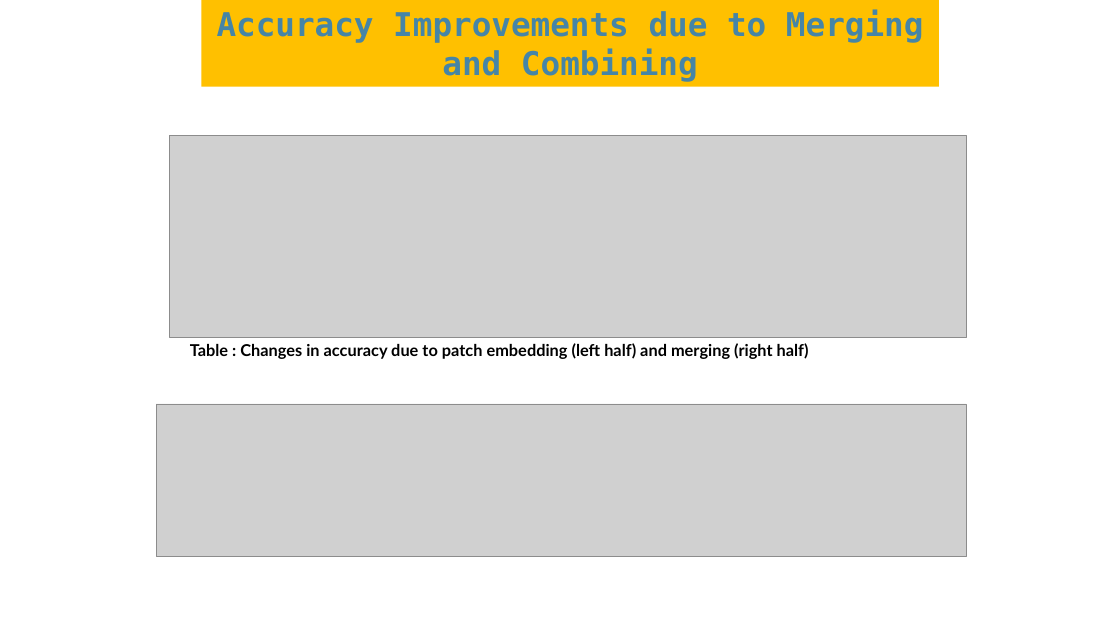
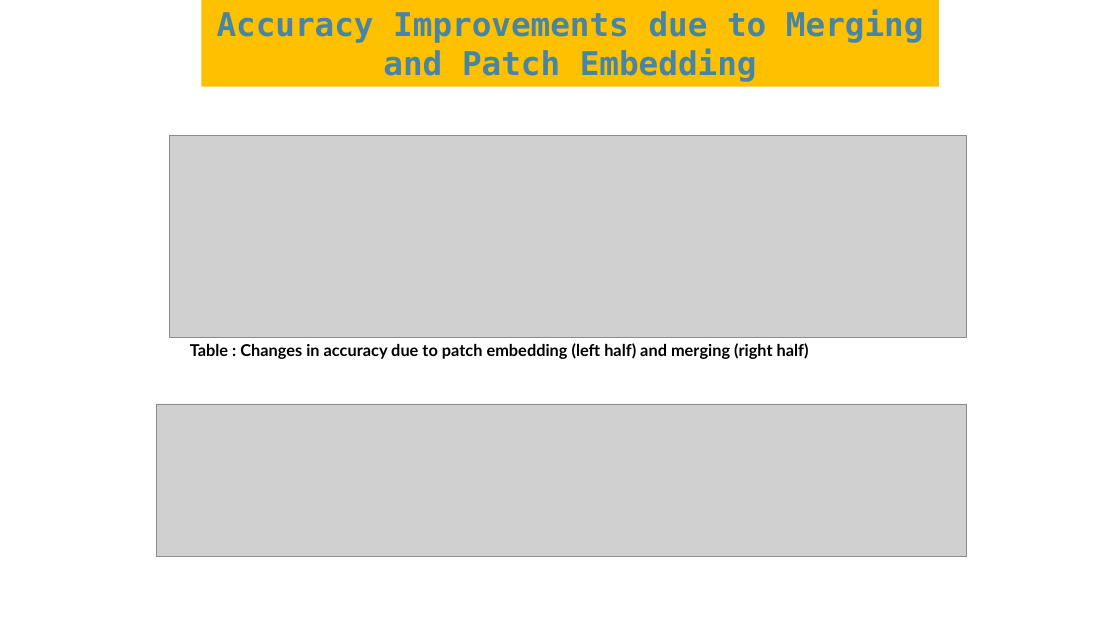
Before and after one commit to raghibnsl/NSL_Training, a slide deck: slide 16 of svtr_ppt/draft_.odp (slide 15 before the commit). Drawn at 1120x630 pixels with LibreOffice and Linux fonts; fonts in the diff are those of the drawing; grey boxes stand for pictures. Boxes give left, top, right and bottom in pixels: in the first picture for what was removed or moved away, otherwise in the second. Text is boxed around its words. In the diff, an @@ line names an element or a change of style, - is before the commit and + after.

```diff
--- a/svtr_ppt/draft_.odp
+++ b/svtr_ppt/draft_.odp
@@ text in rectangle at [217,9,923,82]: text changed @@
-Accuracy Improvements due to Merging and Combining
+Accuracy Improvements due to Merging and Patch Embedding
```
Also in this commit, not shown: 4 other slides changed, 1 slide added.
